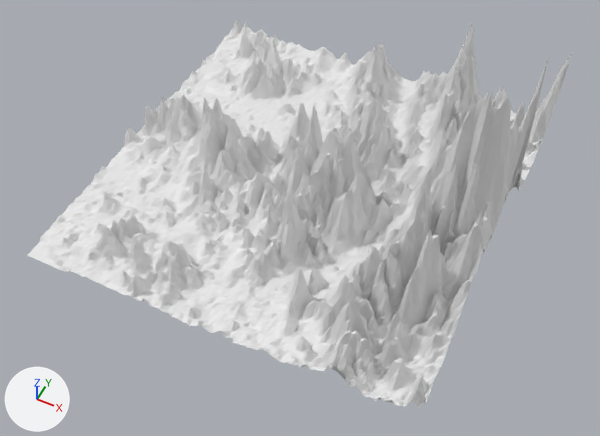
Before and after pictures for a commit that changed the OBJ model GAME/Assets/Janseon/Data/StrategyMap/Baked/chunk-1745-794.obj.
One viewpoint serves both versions: a 50 mm lens placed at (-6.8, -45.8, 30.3), pointed at (-18.1, -23.2, 2.1). Arrows for +X, +Y and +Z are at lower left; the lights stay in place. The picture after the commit comes second. Where no turn or scale is listed for an object, it has been applied to the vertices.

The first picture shows 'chunk-1745-794'.
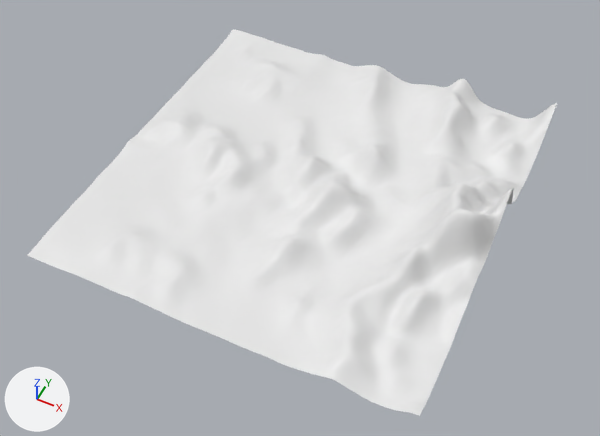
Boxes [x1, y1, x2, y2] around the edits, measured in the pictures (600 x 436 px; the box of a moved part takes in the faces that stretch with it):
```json
{"object": "chunk-1745-794", "change": "reshaped", "before": [27, 20, 573, 409], "after": [27, 29, 557, 416]}
{"part": 1, "of": "me_chunk_1745_794", "change": "moved or reshaped", "before": [40, 21, 570, 409], "after": [40, 29, 557, 416]}
{"part": 2, "of": "me_chunk_1745_794", "change": "shading changed", "before": [37, 21, 570, 409], "after": [37, 29, 557, 416]}
```

The change, as JSON lines over the scene's bpy script:
```json
{"block": "me_chunk_1745_794", "where": "# used by ob_chunk_1745_794; location = (0.0, 0.0, 0.0)"}
{"op": "remove", "block": "me_chunk_1745_794", "code": "me_chunk_1745_794.from_pydata(...)  # 16384 vertices, 32258 faces; spans x -29.4..-9.8, y -29.4..-9.8, z 0.0..11.2"}
{"op": "add", "block": "me_chunk_1745_794", "code": "me_chunk_1745_794.from_pydata(...)  # 16384 vertices, 32258 faces; spans x -29.4..-9.8, y -29.4..-9.8, z 0.0..4.2"}
{"block": "me_chunk_1745_794", "change": "me_chunk_1745_794 part 1: 14800 of 16384 vertices moved; they spanned x -29.4..-9.8, y -29.4..-9.8, z 0.0..11.2 and now span x -29.4..-9.8, y -29.4..-9.8, z 0.0..4.2; mean shift (0.0, 0.0, -0.7); largest move (-9.8, -19.2, 11.2) -> (-9.8, -19.2, 4.2)"}
{"block": "me_chunk_1745_794", "change": "me_chunk_1745_794 part 2: all faces are now shaded smooth (32258 of 32258 changed)"}
```
